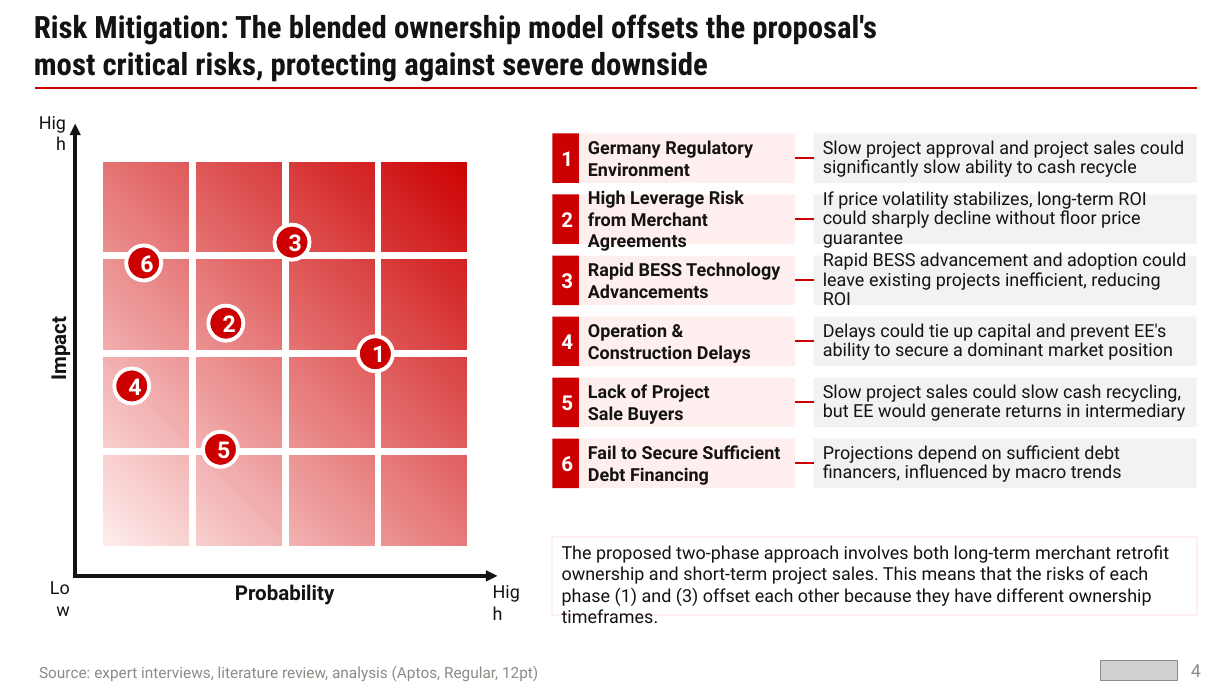
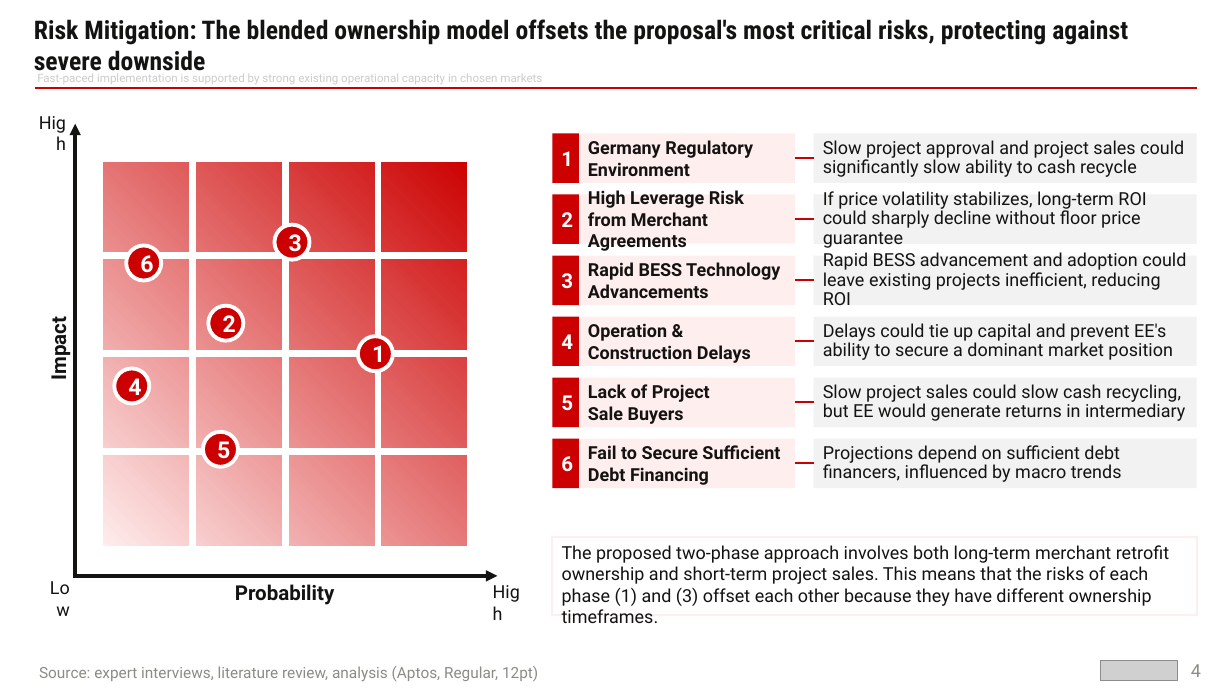
Before and after one commit to mrtsels/Bainsight, a slide deck: slide 4 of Drafts/Design Draft.pptx. Drawn at 1232x693 pixels with LibreOffice and Linux fonts; fonts in the diff are those of the drawing; grey boxes stand for pictures. Boxes give left, top, right and bottom in pixels: in the first picture for what was removed or moved away, otherwise in the second. Text is boxed around its words. In the diff, an @@ line names an element or a change of style, - is before the commit and + after.

```diff
--- a/Drafts/Design Draft.pptx
+++ b/Drafts/Design Draft.pptx
@@ text "Risk Mitigation: The blended ownership ..." at [34,19,1128,77]: size 24 to 20 pt @@
@@ text added at [37,74,542,84], 9 pt, text #CCCCCC @@
+Fast-paced implementation is supported by strong existing operational capacity in chosen markets
```
Also in this commit, not shown: 4 other slides changed, 1 slide added, 5 other files.
